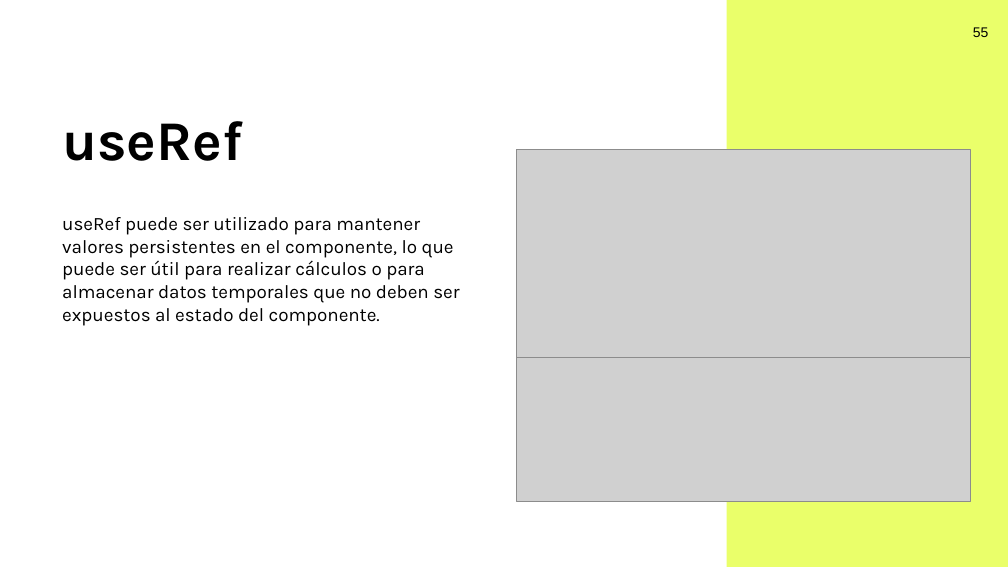
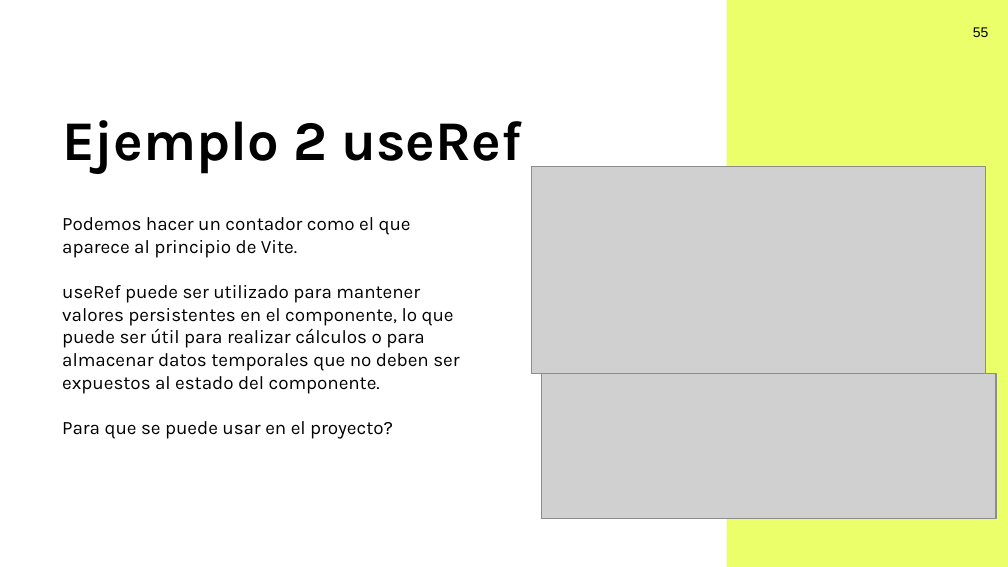
Before and after one commit to Arturogrottoli/Project-React-Js, a slide deck: slide 8 of Clase03/Unidad 3 - Clase en vivo.pptx. Drawn at 1008x567 pixels with LibreOffice and Linux fonts; fonts in the diff are those of the drawing; grey boxes stand for pictures; background and template pictures are left out. Boxes give left, top, right and bottom in pixels: in the first picture for what was removed or moved away, otherwise in the second. Text is boxed around its words. In the diff, an @@ line names an element or a change of style, - is before the commit and + after.

Commit message:
agrego power 2

```diff
--- a/Clase03/Unidad 3 - Clase en vivo.pptx
+++ b/Clase03/Unidad 3 - Clase en vivo.pptx
@@ text at [62,120,521,174]: text changed @@
-useRef
+Ejemplo 2 useRef
@@ picture: place and size @@
-picture at [516,150,971,358]
+picture at [531,166,986,374]
@@ text at [62,217,411,258]: paragraph added @@
+Podemos hacer un contador como el que aparece al principio de Vite.
@@ picture: place and size @@
-picture at [516,357,971,501]
+picture at [542,374,997,518]
@@ text at [62,421,393,439]: paragraph added @@
+Para que se puede usar en el proyecto?
```
